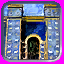
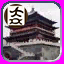
Layer changes from the first 64x64 image to the second:
showed "Confucian" over [left=4, top=4, right=28, bottom=28]
renamed "Layer 1" to "Layer 2", painted on it over [left=3, top=3, right=60, bottom=60]
